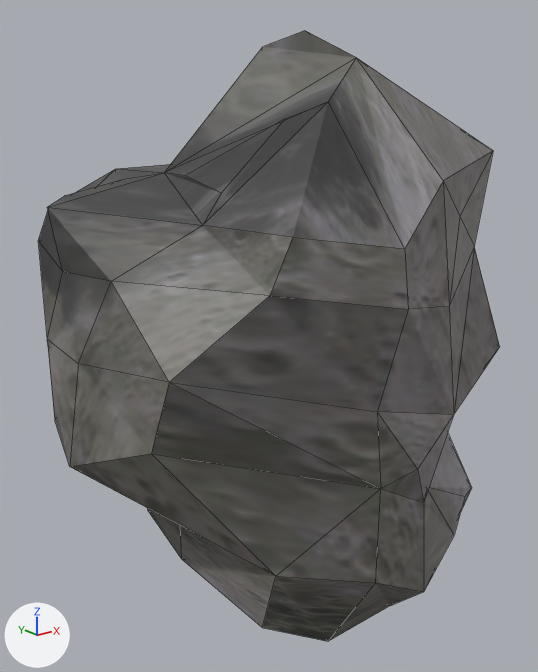
Renders of the Blender file Application/assets/models/asteroid/asteroid.blend from each side of a commit.
Camera for both pictures: a camera (50 mm lens) standing at (-15.92, -20.35, 12.98) and looking at (-3.8, -5.21, 6.92). The axes (+X, +Y, +Z) are drawn at lower left. The lights are the same throughout. Mesh edges are drawn as thin lines. The same objects are shown in both versions, whatever each file hides.
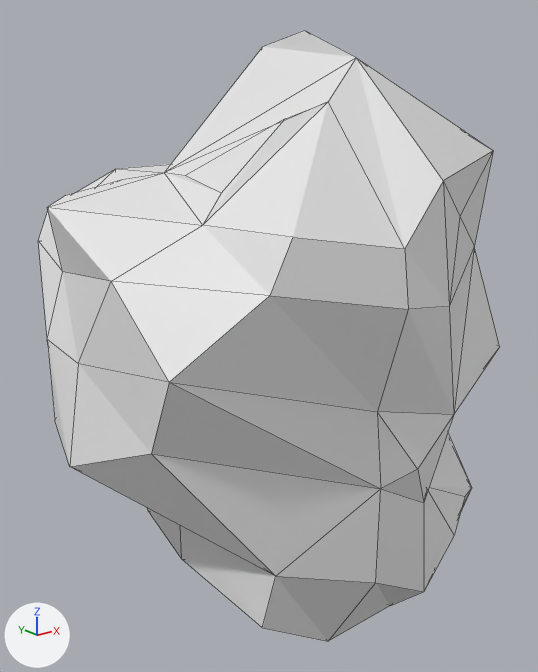
Pixel boxes [x1, y1, x2, y2] of what changed, in the pictures (538 x 672 px):
```json
{"object": "Cube.002", "change": "recoloured", "before": [38, 31, 500, 642], "after": [38, 31, 500, 642], "on screen": "grey to white"}
```

The change, as JSON lines over the scene's bpy script:
```json
{"block": "me_cube_002", "where": "me_cube_002.from_pydata(...)  # 112 vertices, 121 faces; spans x -1.6..1.4, y -1.6..1.3, z -4.4..11.7"}
{"op": "remove", "block": "me_cube_002", "code": "me_cube_002.materials.append(mat_asteriod)  # picture img_asteroid_diff_png"}
```
